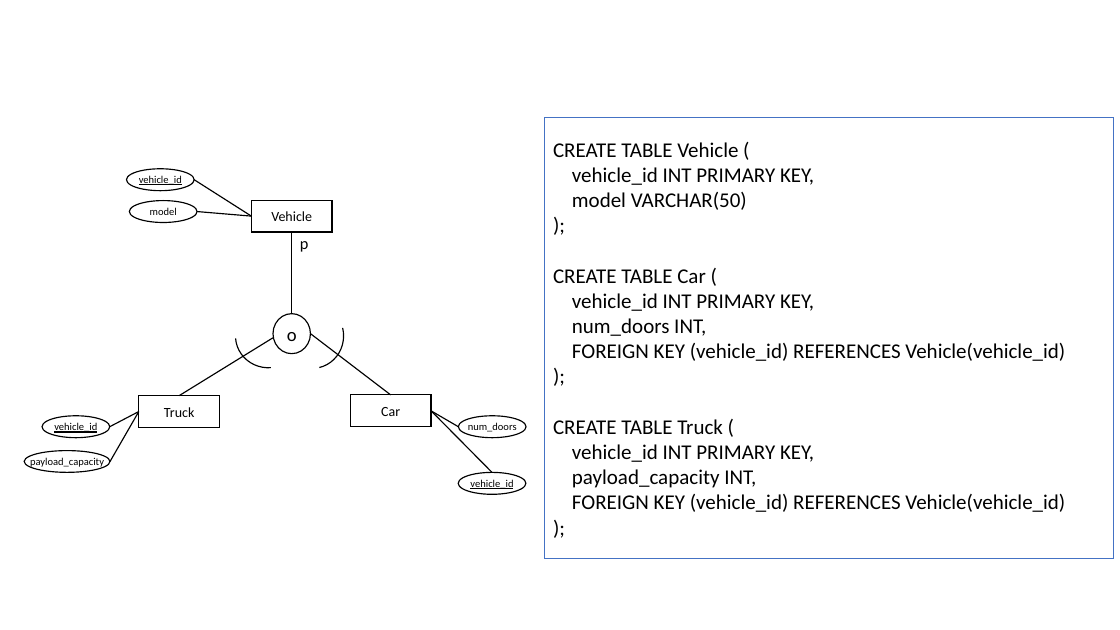
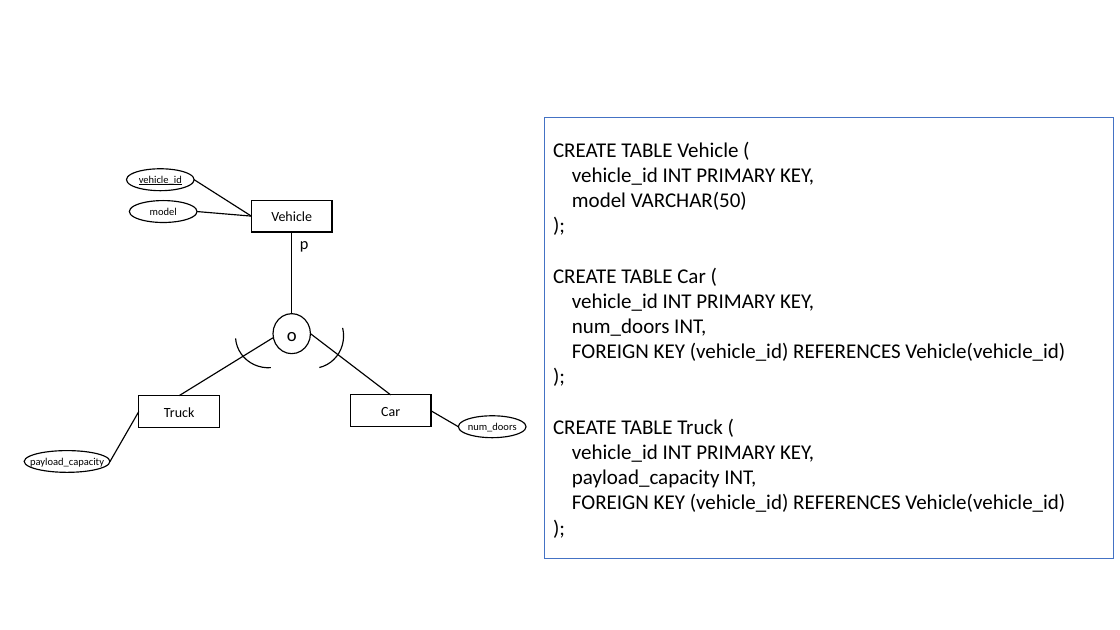
Before and after one commit to philipburleigh/db_halvfabrikata, a slide deck: slide 16 of er_diagram/er_diagram_template.pptx. Drawn at 1120x630 pixels with LibreOffice and Linux fonts; fonts in the diff are those of the drawing. Boxes give left, top, right and bottom in pixels: in the first picture for what was removed or moved away, otherwise in the second. Text is boxed around its words. In the diff, an @@ line names an element or a change of style, - is before the commit and + after.

Commit message:
more er

```diff
--- a/er_diagram/er_diagram_template.pptx
+++ b/er_diagram/er_diagram_template.pptx
@@ ellipse removed at bbox=[42, 416, 110, 438] @@
-vehicle_id
@@ line removed from (139, 412) to (110, 427) @@
@@ line removed from (431, 411) to (492, 472) @@
@@ ellipse removed at bbox=[458, 472, 526, 494] @@
-vehicle_id
```
Also in this commit, not shown: 3 other slides changed, 3 slides added.
